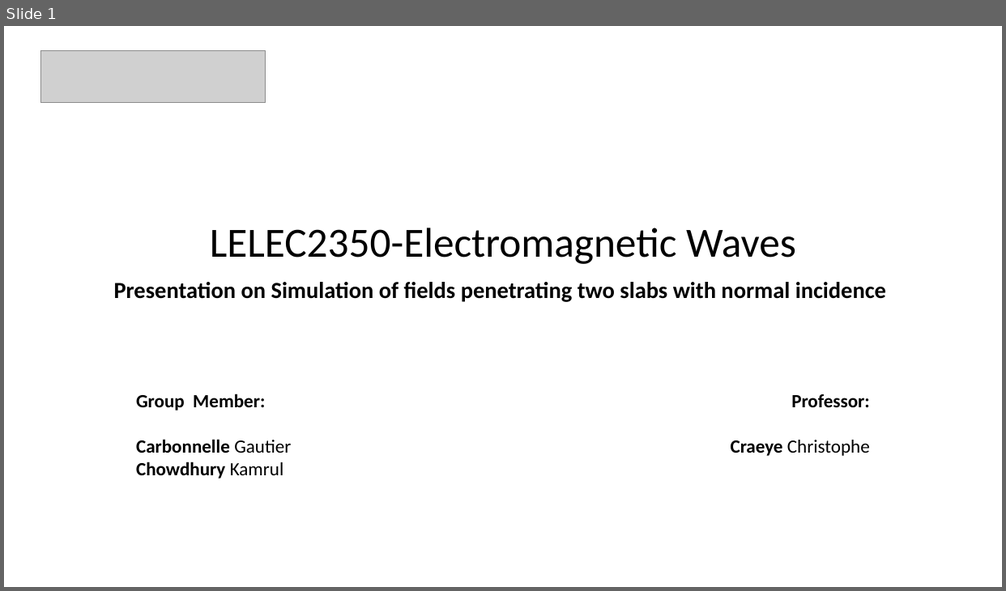
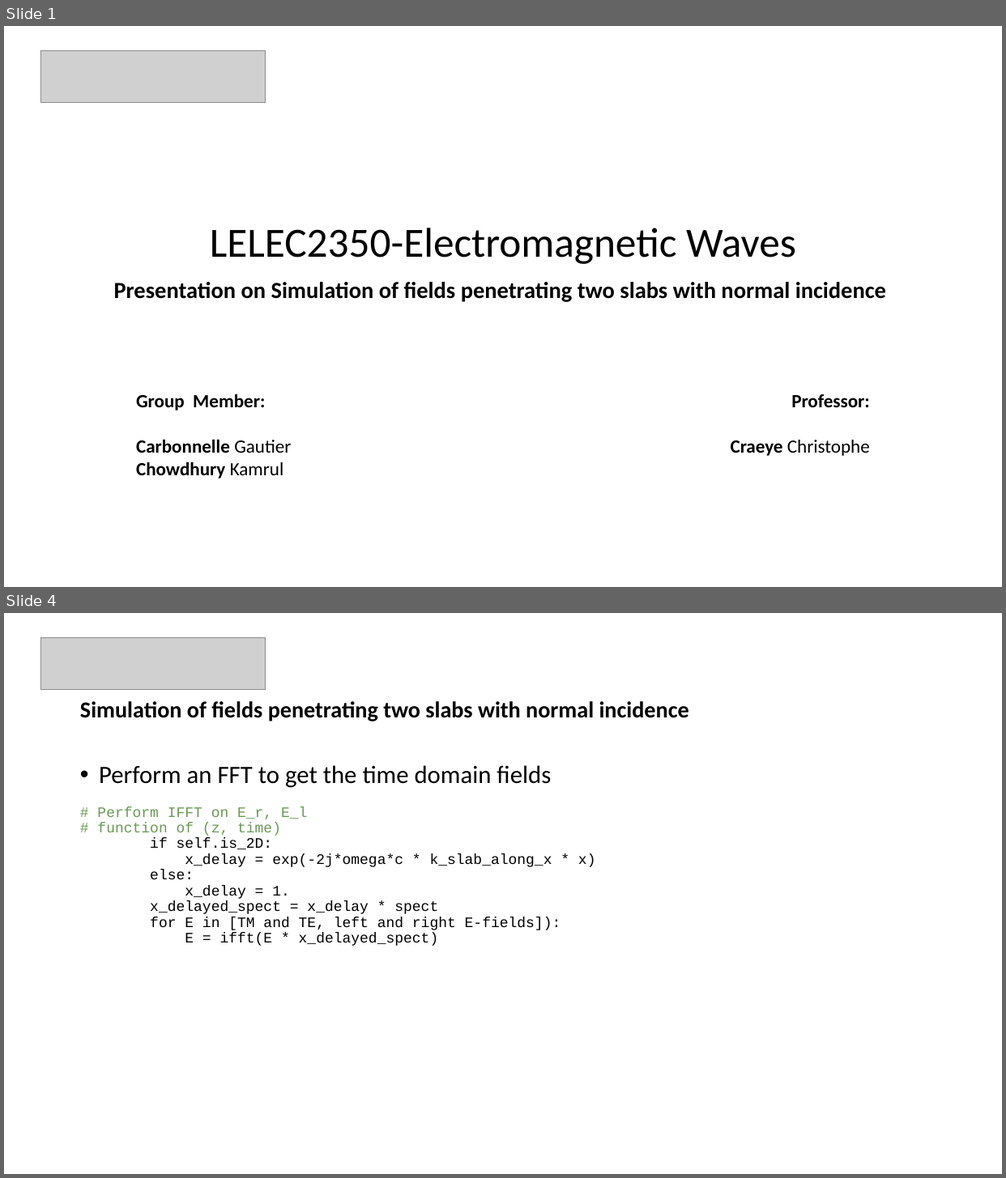
Before and after one commit to carbonnelleg/LELEC2350, a slide deck: python/Slabs/Slabs.pptx. Shown one above the other, each under a label of ours: slide 1 before the commit, slides 1 and 4 after it; the slides between them are not shown. The pictures are 1006x591 and 1006x1178 pixels, drawn with LibreOffice and Linux fonts; fonts in the diff are those of the drawing; grey boxes stand for pictures. Boxes give left, top, right and bottom in pixels: in the first picture for what was removed or moved away, otherwise in the second. Text is boxed around its words. In the diff, an @@ line names an element or a change of style, - is before the commit and + after.

Commit message:
Added powerpoint images

```diff
--- a/python/Slabs/Slabs.pptx
+++ b/python/Slabs/Slabs.pptx
@@ slide 4 added at (x1=4, y1=613, x2=1002, y2=1174), background #FFFFFF @@
@@ picture added at (x1=40, y1=637, x2=266, y2=689) @@
@@ title added at (x1=80, y1=701, x2=689, y2=722), 22 pt, text #000000, bold @@
+Simulation of fields penetrating two slabs with normal incidence
@@ text added at (x1=97, y1=765, x2=596, y2=946), 14 pt, text #000000 @@
+• Perform an FFT to get the time domain fields
+# Perform IFFT on E_r, E_l
+# function of (z, time)
+if self.is_2D:
+x_delay = exp(-2j*omega*c * k_slab_along_x * x)
+else:
+x_delay = 1.
+x_delayed_spect = x_delay * spect
+for E in [TM and TE, left and right E-fields]):
+E = ifft(E * x_delayed_spect)
```
Also in this commit, not shown: 2 slides changed, 16 other files.
